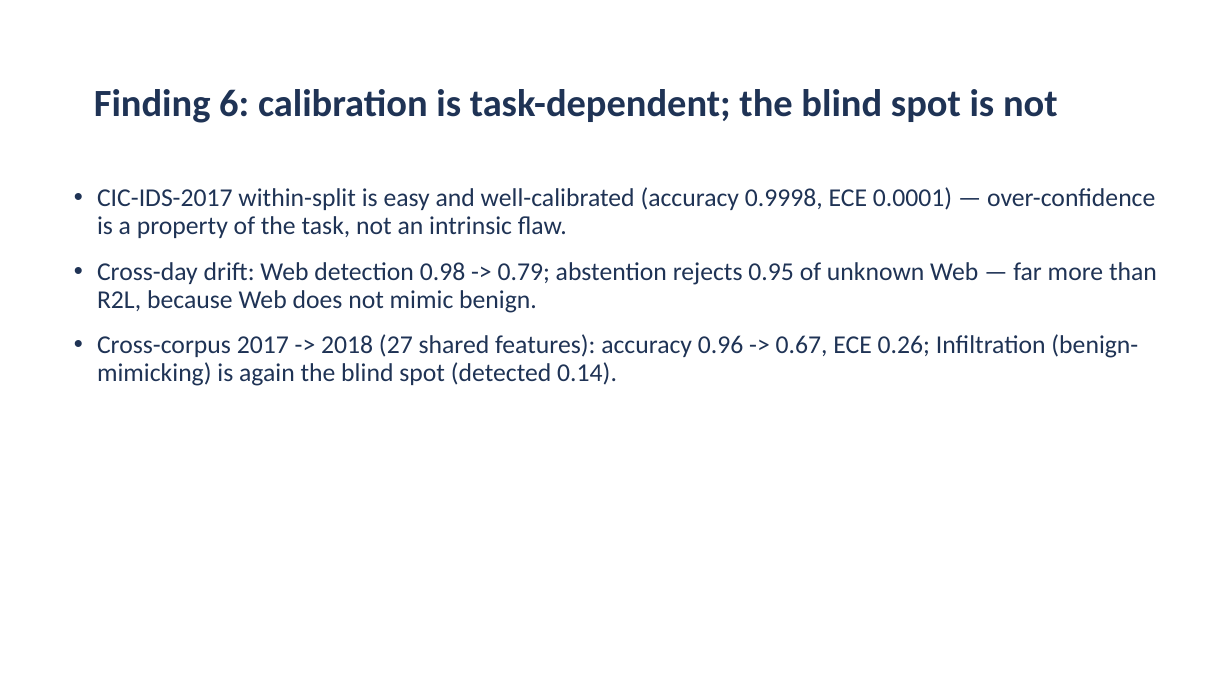
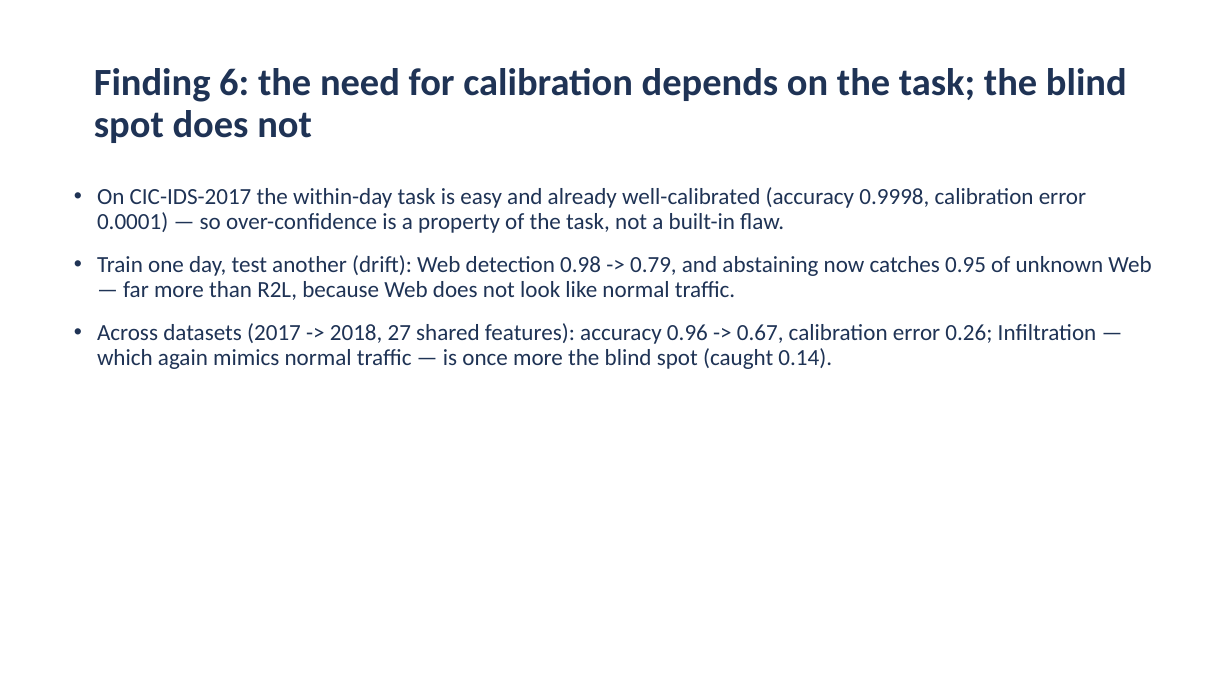
Before and after one commit to aiparallel0/chaoscrypt, a slide deck: slide 12 of papers/paper2-ids-selective/presentation.pptx. Drawn at 1232x693 pixels with LibreOffice and Linux fonts; fonts in the diff are those of the drawing; background and template pictures are left out. Boxes give left, top, right and bottom in pixels: in the first picture for what was removed or moved away, otherwise in the second. Text is boxed around its words. In the diff, an @@ line names an element or a change of style, - is before the commit and + after.

```diff
--- a/papers/paper2-ids-selective/presentation.pptx
+++ b/papers/paper2-ids-selective/presentation.pptx
@@ title at (94, 68, 1127, 143): text changed @@
-Finding 6: calibration is task-dependent; the blind spot is not
+Finding 6: the need for calibration depends on the task; the blind spot does not
@@ text at (97, 187, 1151, 369): text changed; size 20 to 18 pt @@
-• CIC-IDS-2017 within-split is easy and well-calibrated (accuracy 0.9998, ECE 0.0001) — over-confidence is a property of the task, not an intrinsic flaw.
-• Cross-day drift: Web detection 0.98 -> 0.79; abstention rejects 0.95 of unknown Web — far more than R2L, because Web does not mimic benign.
-• Cross-corpus 2017 -> 2018 (27 shared features): accuracy 0.96 -> 0.67, ECE 0.26; Infiltration (benign-mimicking) is again the blind spot (detected 0.14).
+• On CIC-IDS-2017 the within-day task is easy and already well-calibrated (accuracy 0.9998, calibration error 0.0001) — so over-confidence is a property of the task, not a built-in flaw.
+• Train one day, test another (drift): Web detection 0.98 -> 0.79, and abstaining now catches 0.95 of unknown Web — far more than R2L, because Web does not look like normal traffic.
+• Across datasets (2017 -> 2018, 27 shared features): accuracy 0.96 -> 0.67, calibration error 0.26; Infiltration — which again mimics normal traffic — is once more the blind spot (caught 0.14).
```
Also in this commit, not shown: 15 other slides changed, 2 other files.
